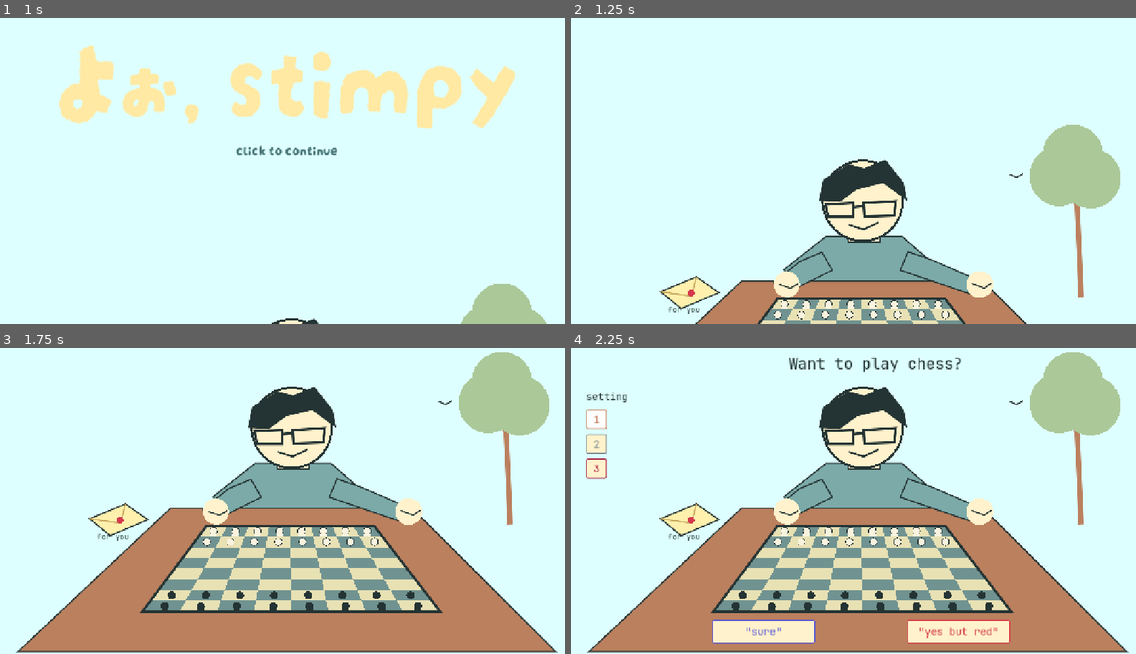
Above: before the commit, frames 1-4 (two rows, left to right).
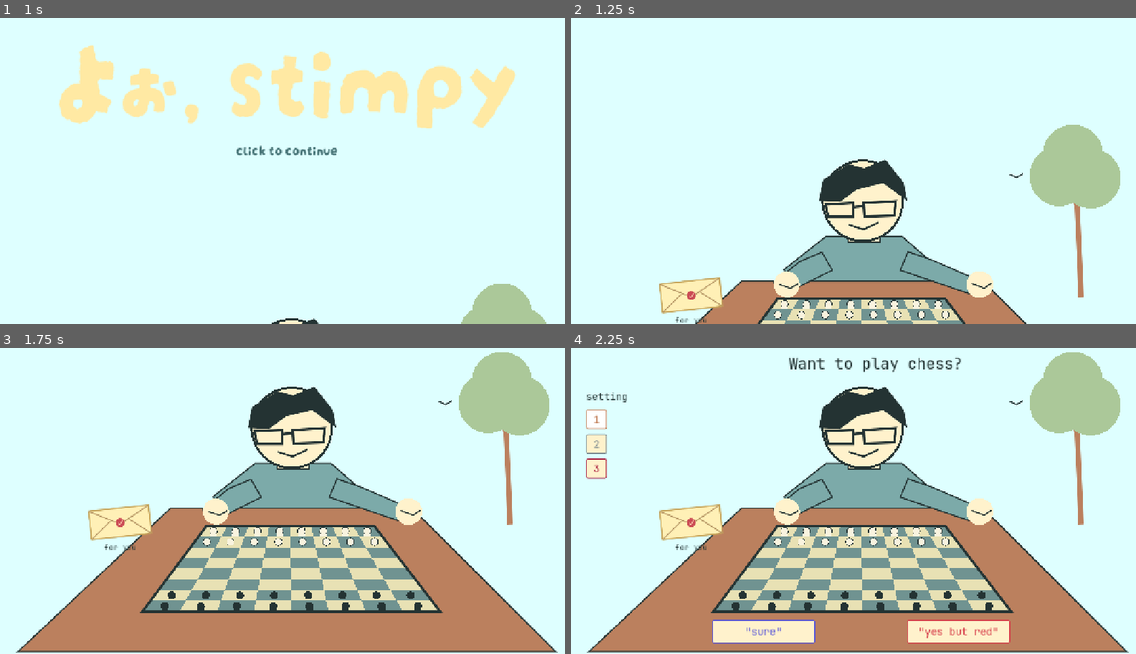
Above: after the commit, the same moments.

Repository: 2yysl/forstimpy
Game: Godot game, scene res://main.tscn
The game is run twice, just before and just after one commit, with the same random seed, the same clock (stepped at 60 frames per second) and the same inputs. This scene is started directly instead of the project's main scene. Sound files missing from this copy of the repository are replaced by a short silence.
Inputs (mouse positions are in pixels of both pictures, inside the frame that each line leads up to):
- Up to frame 1 (1 s): click "click to continue" at 0.5 s
- Up to frame 2 (1.25 s): no input
- Up to frame 3 (1.75 s): tap Enter (ui_accept) at 1.25, 1.52 s; move the mouse to (412, 476) at 1.27 s; click (412, 476) at 1.42 s
- Up to frame 4 (2.25 s): tap Enter (ui_accept) at 1.82 s; click "1" at 2 s

Frame 1 is identical in both runs. In frame 2, 0.8% of the frame differs, in the area x 15-27%, y 84-100%; in frame 3, 0.8%, in the area x 15-27%, y 50-67%; in frame 4, 0.8%.

Commit message:
feat: add table letter hover sound and note reader

Diff:
--- /dev/null
+++ b/yassine-game/default_bus_layout.tres
@@ -0,0 +1,15 @@
+[gd_resource type="AudioBusLayout" format=3]
+
+[resource]
+bus/0/name = &"Master"
+bus/0/solo = false
+bus/0/mute = false
+bus/0/bypass_fx = false
+bus/0/volume_db = 0.0
+bus/0/send = &""
+bus/1/name = &"SFX"
+bus/1/solo = false
+bus/1/mute = false
+bus/1/bypass_fx = false
+bus/1/volume_db = 0.0
+bus/1/send = &"Master"
--- a/yassine-game/features/chess/integration/chess_table_stage.gd
+++ b/yassine-game/features/chess/integration/chess_table_stage.gd
@@ -12,9 +12,10 @@
 	add_child(match_layer)
 
 func _answer(joke: bool) -> void:
-	if changing_view or not invitation_ready or is_instance_valid(activity):
+	if changing_view or not invitation_ready or is_instance_valid(activity) or _letter_is_reading():
 		return
 	changing_view = true
+	letter.set_enabled(false)
 	choices.hide()
 	board_button.disabled = true
 	if joke:
@@ -27,7 +28,7 @@
 	_answer(false)
 
 func _open_match() -> void:
-	if is_instance_valid(activity):
+	if is_instance_valid(activity) or _letter_is_reading():
 		return
 	ui.hide()
 	activity = Activity.instantiate()
--- /dev/null
+++ b/yassine-game/features/letter/LetterInteraction.tscn
@@ -0,0 +1,49 @@
+[gd_scene load_steps=2 format=3]
+
+[ext_resource type="Script" path="res://features/letter/letter_interaction.gd" id="1"]
+
+[node name="LetterInteraction" type="Control"]
+layout_mode = 0
+size = Vector2(152, 156)
+mouse_filter = 2
+script = ExtResource("1")
+
+[node name="Artwork" type="TextureRect" parent="."]
+layout_mode = 0
+offset_right = 152.0
+offset_bottom = 128.0
+mouse_filter = 2
+expand_mode = 1
+stretch_mode = 5
+
+[node name="EnvelopeHover" type="Control" parent="."]
+layout_mode = 0
+offset_left = 8.0
+offset_top = 45.0
+offset_right = 148.0
+offset_bottom = 121.0
+mouse_filter = 2
+
+[node name="Note" type="Button" parent="."]
+visible = false
+layout_mode = 0
+offset_left = 32.0
+offset_top = 8.0
+offset_right = 122.0
+offset_bottom = 61.0
+tooltip_text = "Read the note"
+mouse_default_cursor_shape = 2
+
+[node name="Caption" type="Label" parent="."]
+layout_mode = 0
+offset_top = 128.0
+offset_right = 152.0
+offset_bottom = 156.0
+mouse_filter = 2
+text = "for you"
+horizontal_alignment = 1
+vertical_alignment = 1
+
+[node name="PaperSound" type="AudioStreamPlayer" parent="."]
+max_polyphony = 1
+bus = &"SFX"
--- /dev/null
+++ b/yassine-game/features/letter/NoteReader.tscn
@@ -0,0 +1,48 @@
+[gd_scene load_steps=2 format=3]
+
+[ext_resource type="Script" path="res://features/letter/note_reader.gd" id="1"]
+
+[node name="NoteReader" type="CanvasLayer"]
+layer = 30
+visible = false
+script = ExtResource("1")
+
+[node name="Root" type="Control" parent="."]
+layout_mode = 0
+mouse_filter = 0
+
+[node name="Shade" type="ColorRect" parent="Root"]
+layout_mode = 1
+anchors_preset = 15
+anchor_right = 1.0
+anchor_bottom = 1.0
+color = Color(0.08, 0.12, 0.12, 0.7)
+
+[node name="Paper" type="PanelContainer" parent="Root"]
+layout_mode = 0
+
+[node name="Contents" type="VBoxContainer" parent="Root/Paper"]
+layout_mode = 2
+theme_override_constants/separation = 12
+
+[node name="Title" type="Label" parent="Root/Paper/Contents"]
+layout_mode = 2
+mouse_filter = 2
+text = "for you"
+
+[node name="Scroll" type="ScrollContainer" parent="Root/Paper/Contents"]
+layout_mode = 2
+size_flags_vertical = 3
+horizontal_scroll_mode = 0
+
+[node name="Text" type="Label" parent="Root/Paper/Contents/Scroll"]
+layout_mode = 2
+size_flags_horizontal = 3
+mouse_filter = 2
+autowrap_mode = 3
+
+[node name="Back" type="Button" parent="Root/Paper/Contents"]
+layout_mode = 2
+custom_minimum_size = Vector2(0, 44)
+text = "Back"
+mouse_default_cursor_shape = 2
--- /dev/null
+++ b/yassine-game/features/letter/assets/envelope_closed.svg
@@ -0,0 +1 @@
+<svg xmlns="http://www.w3.org/2000/svg" width="152" height="128" viewBox="0 0 152 128"><g transform="rotate(-6 76 86)" stroke-linejoin="round" stroke-linecap="round"><path d="M9 54H143V118H9Z" fill="#fff0b6" stroke="#c6a55b" stroke-width="3"/><path d="M10 55L76 90L142 55M10 117L54 82M142 117L98 82" fill="none" stroke="#b69766" stroke-width="2.5"/><circle cx="76" cy="87" r="10" fill="#cb4b54"/><path d="M72 88L75 91L82 82" fill="none" stroke="#f8c6ad" stroke-width="2"/></g></svg>
--- /dev/null
+++ b/yassine-game/features/letter/assets/envelope_open.svg
@@ -0,0 +1 @@
+<svg xmlns="http://www.w3.org/2000/svg" width="152" height="128" viewBox="0 0 152 128"><g stroke-linejoin="round" stroke-linecap="round"><path d="M8 63L76 19L144 63V120H8Z" fill="#ead69c" stroke="#c6a55b" stroke-width="3"/><path d="M32 8H122V100H32Z" fill="#fffaf0" stroke="#243333" stroke-width="2"/><path d="M44 23H109M44 34H104M44 45H109M44 56H96" fill="none" stroke="#709391" stroke-width="2"/><path d="M8 63L76 91L144 63V120H8Z" fill="#fff0b6" stroke="#c6a55b" stroke-width="3"/><path d="M9 119L55 82M143 119L97 82" fill="none" stroke="#b69766" stroke-width="2.5"/></g></svg>
--- /dev/null
+++ b/yassine-game/features/letter/letter_interaction.gd
@@ -0,0 +1,97 @@
+extends Control
+signal reading_changed(reading: bool)
+signal hover_sound_started
+const ReaderScene = preload("res://features/letter/NoteReader.tscn")
+@export var closed_texture: Texture2D = preload("res://features/letter/assets/envelope_closed.svg")
+@export var open_texture: Texture2D = preload("res://features/letter/assets/envelope_open.svg")
+@export var paper_sound: AudioStream = preload("res://assets/sfx/paper crumple.wav")
+@export_range(-40, 6, 0.5) var paper_volume_db := -6.0
+@export_file("*.txt") var note_path := "res://features/letter/content/birthday_note.txt"
+var enabled := false
+var opened := false
+var reading := false
+var suppress_hover_audio := false
+var reader
+
+func _ready() -> void:
+	reader = ReaderScene.instantiate()
+	add_child(reader)
+	reader.note_closed.connect(_reader_closed)
+	$EnvelopeHover.mouse_entered.connect(_hover_entered)
+	$EnvelopeHover.mouse_exited.connect(_reconcile_hover.call_deferred)
+	$Note.mouse_entered.connect(_hover_entered)
+	$Note.mouse_exited.connect(_reconcile_hover.call_deferred)
+	$Note.pressed.connect(read_note)
+	$Note.add_theme_stylebox_override("normal", StyleBoxEmpty.new())
+	$Note.add_theme_stylebox_override("hover", StyleBoxEmpty.new())
+	$Note.add_theme_stylebox_override("pressed", StyleBoxEmpty.new())
+	var focus := StyleBoxFlat.new()
+	focus.bg_color = Color.TRANSPARENT
+	focus.border_color = Color("#709391")
+	focus.set_border_width_all(2)
+	$Note.add_theme_stylebox_override("focus", focus)
+	$Caption.add_theme_font_override("font", preload("res://ttf/JetBrainsMono-Regular.ttf"))
+	$Caption.add_theme_font_size_override("font_size", 17)
+	$Caption.add_theme_color_override("font_color", Color("#243333"))
+	$Artwork.texture = closed_texture
+	visibility_changed.connect(_visibility_changed)
+	set_enabled(false)
+
+func set_enabled(value: bool) -> void:
+	enabled = value
+	$EnvelopeHover.mouse_filter = Control.MOUSE_FILTER_STOP if value else Control.MOUSE_FILTER_IGNORE
+	$Note.disabled = not value
+	if not value:
+		reader.close_note()
+		_set_open(false, false)
+	else:
+		_reconcile_hover.call_deferred()
+
+func _hover_entered() -> void:
+	if enabled and is_visible_in_tree() and not reading:
+		_set_open(true)
+
+func _pointer_over_letter() -> bool:
+	if not enabled or not is_visible_in_tree():
+		return false
+	var pointer := get_global_mouse_position()
+	return $EnvelopeHover.get_global_rect().has_point(pointer) or ($Note.visible and $Note.get_global_rect().has_point(pointer))
+
+func _reconcile_hover() -> void:
+	if not reading:
+		_set_open(_pointer_over_letter(), not suppress_hover_audio)
+
+func _set_open(value: bool, with_sound := true) -> void:
+	if value == opened:
+		return
+	opened = value
+	$Artwork.texture = open_texture if value else closed_texture
+	$Note.visible = value
+	if value and with_sound and not suppress_hover_audio and paper_sound != null:
+		$PaperSound.stream = paper_sound
+		$PaperSound.volume_db = paper_volume_db
+		$PaperSound.play(0.0)
+		hover_sound_started.emit()
+
+func read_note() -> void:
+	if not enabled or not opened or reading or not is_visible_in_tree():
+		return
+	if reader.open_note(note_path):
+		reading = true
+		reading_changed.emit(true)
+
+func _reader_closed() -> void:
+	reading = false
+	suppress_hover_audio = true
+	_set_open(_pointer_over_letter(), false)
+	reading_changed.emit(false)
+	_finish_return.call_deferred()
+
+func _finish_return() -> void:
+	_set_open(_pointer_over_letter(), false)
+	suppress_hover_audio = false
+
+func _visibility_changed() -> void:
+	if not is_visible_in_tree():
+		reader.close_note()
+		_set_open(false, false)
--- /dev/null
+++ b/yassine-game/features/letter/note_reader.gd
@@ -0,0 +1,66 @@
+extends CanvasLayer
+signal note_closed
+const FONT = preload("res://ttf/JetBrainsMono-Regular.ttf")
+
+func _ready() -> void:
+	var local_font: Font = FONT.duplicate()
+	local_font.oversampling = 1.0
+	$Root.theme = Theme.new()
+	$Root.theme.default_font = local_font
+	$Root.theme.default_font_size = 20
+	var paper := StyleBoxFlat.new()
+	paper.bg_color = Color("#fffaf0")
+	paper.border_color = Color("#243333")
+	paper.set_border_width_all(2)
+	paper.set_corner_radius_all(6)
+	paper.content_margin_left = 20
+	paper.content_margin_right = 20
+	paper.content_margin_top = 16
+	paper.content_margin_bottom = 16
+	$Root/Paper.add_theme_stylebox_override("panel", paper)
+	for label in [$Root/Paper/Contents/Title, $Root/Paper/Contents/Scroll/Text]:
+		label.add_theme_color_override("font_color", Color("#243333"))
+	$Root/Paper/Contents/Title.add_theme_font_size_override("font_size", 24)
+	var back: Button = $Root/Paper/Contents/Back
+	for state in ["normal", "hover", "pressed", "focus"]:
+		var style := paper.duplicate()
+		style.bg_color = Color("#e8e1b4") if state in ["hover", "pressed", "focus"] else Color("#fffaf0")
+		style.set_border_width_all(1)
+		back.add_theme_stylebox_override(state, style)
+	for state in ["font_color", "font_hover_color", "font_pressed_color", "font_focus_color"]:
+		back.add_theme_color_override(state, Color("#243333"))
+	back.pressed.connect(close_note)
+	get_viewport().size_changed.connect(_fit_window)
+	_fit_window()
+
+func open_note(path: String) -> bool:
+	if not FileAccess.file_exists(path):
+		push_error("Letter text is missing: " + path)
+		return false
+	$Root/Paper/Contents/Scroll/Text.text = FileAccess.get_file_as_string(path)
+	$Root/Paper/Contents/Scroll.scroll_vertical = 0
+	_fit_window()
+	show()
+	$Root/Paper/Contents/Back.grab_focus.call_deferred()
+	return true
+
+func close_note() -> void:
+	if not visible:
+		return
+	hide()
+	note_closed.emit()
+
+func _fit_window() -> void:
+	var stretch := get_viewport().get_stretch_transform().get_scale()
+	var extent := get_viewport().get_visible_rect().size * stretch
+	$Root.scale = Vector2.ONE / stretch
+	$Root.size = extent
+	var paper_size := Vector2(maxf(180, minf(820, extent.x - 32)), maxf(160, minf(700, extent.y - 48)))
+	$Root/Paper.position = (extent - paper_size) * 0.5
+	$Root/Paper.size = paper_size
+	$Root/Paper/Contents/Scroll/Text.add_theme_font_size_override("font_size", 18 if extent.x < 600 else 20)
+
+func _unhandled_key_input(event: InputEvent) -> void:
+	if visible and event.is_action_pressed("ui_cancel"):
+		get_viewport().set_input_as_handled()
+		close_note()
--- /dev/null
+++ b/yassine-game/features/letter/tests/test_letter.gd
@@ -0,0 +1,119 @@
+extends SceneTree
+const NOTE_SHA := "3639dc4c6bb6de754e79bc130505312675d564a2f1b0c05fe0f6cf4fbd837e82"
+var checks := 0
+var failures := 0
+var sound_count := 0
+
+func _initialize() -> void:
+	run.call_deferred()
+
+func check(condition: bool, message: String) -> void:
+	checks += 1
+	print("PASS: " if condition else "FAIL: ", message)
+	if not condition:
+		failures += 1
+		push_error(message)
+
+func pause(seconds: float) -> void:
+	await create_timer(seconds).timeout
+
+func run() -> void:
+	var main = load(ProjectSettings.get_setting("application/run/main_scene")).instantiate()
+	root.add_child(main)
+	main.title_screen.get_node("Continue").pressed.emit()
+	await pause(2.0)
+	var stage = main._stage
+	var letter = stage.letter
+	var player: AudioStreamPlayer = letter.get_node("PaperSound")
+	letter.hover_sound_started.connect(func(): sound_count += 1)
+	check(letter.enabled and not letter.opened and not letter.reading, "Table starts with an enabled, closed letter")
+	check(letter.get_node("Artwork").texture == letter.closed_texture and not letter.get_node("Note").visible, "Closed artwork hides the protruding note")
+	check(letter.paper_sound.resource_path == "res://assets/sfx/paper crumple.wav", "Letter uses the existing paper crumple WAV")
+	check(player.max_polyphony == 1 and player.bus == &"SFX", "One reusable SFX player prevents stacking hover clips")
+	var bus := AudioServer.get_bus_index("SFX")
+	check(bus >= 0, "Shared SFX bus is available")
+	stage._change_location(2)
+	stage.dap_button.pressed.emit()
+	await pause(2.1)
+	var saved := [stage.location_index, stage.dap_count, stage.invitation_ready, stage.entrance_done]
+	var capture := AudioEffectCapture.new()
+	capture.buffer_length = 1.0
+	AudioServer.add_bus_effect(bus, capture, 0)
+	letter.get_node("EnvelopeHover").mouse_entered.emit()
+	check(letter.opened and letter.get_node("Note").visible and letter.get_node("Artwork").texture == letter.open_texture, "Hover opens the envelope and exposes the note")
+	check(sound_count == 1 and player.playing and player.stream == letter.paper_sound, "Hover starts the assigned WAV exactly once")
+	await pause(0.25)
+	var samples := capture.get_buffer(capture.get_frames_available())
+	var peak := 0.0
+	for sample in samples:
+		peak = maxf(peak, maxf(absf(sample.x), absf(sample.y)))
+	print("AUDIO_CAPTURE driver=", AudioServer.get_driver_name(), " frames=", samples.size(), " peak=", peak)
+	check(peak > 0.0001, "Paper playback produces nonzero audio on the SFX bus")
+	AudioServer.remove_bus_effect(bus, 0)
+	letter.get_node("Note").mouse_entered.emit()
+	letter.get_node("EnvelopeHover").mouse_entered.emit()
+	check(sound_count == 1 and letter.opened, "Moving within the open letter does not replay sound")
+	letter._set_open(false, false)
+	check(not letter.get_node("Note").visible and player.playing, "Leaving closes the letter without cutting the paper sound")
+	letter.get_node("EnvelopeHover").mouse_entered.emit()
+	check(sound_count == 2 and player.get_playback_position() < 0.1, "Fresh hover restarts the same player from the beginning")
+	letter.get_node("Note").pressed.emit()
+	await process_frame
+	await process_frame
+	check(letter.reading and letter.reader.visible, "Selecting the exposed note opens the full reader")
+	var text: Label = letter.reader.get_node("Root/Paper/Contents/Scroll/Text")
+	check(text.text.sha256_text() == NOTE_SHA, "Full note is byte-equivalent to the original birthday note")
+	check(text.text == FileAccess.get_file_as_string(letter.note_path), "Reader displays the canonical text asset without rewriting it")
+	check(sound_count == 2, "Opening the reader adds no extra hover sound")
+	stage._change_location(0)
+	stage._dap()
+	stage.choices.get_node("Sure").pressed.emit()
+	stage.board_button.pressed.emit()
+	check(saved == [stage.location_index, stage.dap_count, stage.invitation_ready, stage.entrance_done] and not is_instance_valid(stage.activity), "Reader blocks dap, location and chess actions underneath")
+	var reader_root: Control = letter.reader.get_node("Root")
+	var paper: Control = letter.reader.get_node("Root/Paper")
+	check(Rect2(Vector2.ZERO, reader_root.size).encloses(paper.get_rect()), "Full reader fits the rendered viewport")
+	var scroll: ScrollContainer = letter.reader.get_node("Root/Paper/Contents/Scroll")
+	check(scroll.get_v_scroll_bar().max_value > scroll.get_v_scroll_bar().page, "Long note is scrollable")
+	scroll.scroll_vertical = 10000
+	await process_frame
+	check(scroll.scroll_vertical > 0 and text.text.sha256_text() == NOTE_SHA, "Scrolling preserves the complete text")
+	letter.reader.get_node("Root/Paper/Contents/Back").pressed.emit()
+	await process_frame
+	check(not letter.reading and not letter.reader.visible and stage.ui.visible, "Back returns to the same table scene")
+	check(sound_count == 2 and saved == [stage.location_index, stage.dap_count, stage.invitation_ready, stage.entrance_done], "Back preserves table state without replaying hover audio")
+	letter.get_node("EnvelopeHover").mouse_entered.emit()
+	letter.read_note()
+	check(letter.reading and scroll.scroll_vertical == 0, "Reopening starts the reader at the beginning")
+	var cancel := InputEventKey.new()
+	cancel.keycode = KEY_ESCAPE
+	cancel.pressed = true
+	letter.reader._unhandled_key_input(cancel)
+	check(not letter.reading and stage.ui.visible, "Escape closes the note and keeps the table")
+	letter.get_node("EnvelopeHover").mouse_entered.emit()
+	letter.read_note()
+	stage.ui.hide()
+	await process_frame
+	check(not letter.reading and not letter.reader.visible and not letter.opened, "Hiding the table cannot leave an orphan reader overlay")
+	stage.ui.show()
+	letter.set_enabled(false)
+	var count_before: int = sound_count
+	letter.get_node("EnvelopeHover").mouse_entered.emit()
+	letter.read_note()
+	check(not letter.opened and not letter.reading and sound_count == count_before, "Disabled letter ignores hover and note selection")
+	letter.set_enabled(true)
+	stage._change_location(0)
+	check(stage.location_index == 0, "Table controls work again after closing the reader")
+	stage.board_button.pressed.emit()
+	await process_frame
+	check(is_instance_valid(stage.activity) and stage.activity.choosing_colour and not letter.enabled, "Chess still enters its fist choice after letter interaction")
+	stage.activity.leave_match()
+	await process_frame
+	check(stage.letter == letter and letter.enabled and not letter.reader.visible, "Leaving chess restores the same letter without duplicate nodes")
+	main.queue_free()
+	await process_frame
+	Input.set_custom_mouse_cursor(null, Input.CURSOR_ARROW)
+	Input.set_custom_mouse_cursor(null, Input.CURSOR_POINTING_HAND)
+	await process_frame
+	print("LETTER: ", checks - failures, "/", checks, " checks passed")
+	quit(1 if failures else 0)
--- a/yassine-game/scripts/ui/table_scene.gd
+++ b/yassine-game/scripts/ui/table_scene.gd
@@ -4,6 +4,7 @@
 const CREAM := Color("#fff2cc")
 const WOOD := Color("#bb805e")
 const BASE := Vector2(1280, 720)
+const LetterScene = preload("res://features/letter/LetterInteraction.tscn")
 var overhead := false
 var started := false
 var entrance_done := false
@@ -26,6 +27,7 @@
 var board_button: Button
 var back_button: Button
 var view_label: Label
+var letter
 
 func _ready() -> void:
 	mouse_filter = Control.MOUSE_FILTER_IGNORE
@@ -86,7 +88,10 @@
 	view_label = _label(ui, "chess board placeholder", Vector2(470, 668), Vector2(370, 30), 18)
 	view_label.horizontal_alignment = HORIZONTAL_ALIGNMENT_CENTER
 	view_label.hide()
-	_label(ui, "for you", Vector2(216, 446), Vector2(100, 30), 17)
+	letter = LetterScene.instantiate()
+	letter.name = "Letter"
+	letter.position = Vector2(192, 340)
+	ui.add_child(letter)
 	resized.connect(_layout)
 	_layout()
 
@@ -154,13 +159,19 @@
 	dialogue.show()
 	choices.show()
 	board_button.disabled = false
+	letter.set_enabled(true)
+
+func _letter_is_reading() -> bool:
+	return is_instance_valid(letter) and letter.reading
 
 func _change_location(index: int) -> void:
+	if _letter_is_reading():
+		return
 	location_index = index
 	queue_redraw()
 
 func _dap() -> void:
-	if dap_busy or not entrance_done or changing_view:
+	if dap_busy or not entrance_done or changing_view or _letter_is_reading():
 		return
 	dap_busy = true
 	dap_count += 1
@@ -174,9 +185,10 @@
 	queue_redraw()
 
 func _answer(joke: bool) -> void:
-	if changing_view or not invitation_ready:
+	if changing_view or not invitation_ready or _letter_is_reading():
 		return
 	changing_view = true
+	letter.set_enabled(false)
 	choices.hide()
 	board_button.disabled = true
 	if joke:
@@ -227,6 +239,7 @@
 	wipe_material.shader = wipe_shader
 	cover.material = wipe_material
 	overhead = to_overhead
+	letter.visible = not overhead
 	dialogue.hide()
 	choices.hide()
 	dap_line.hide()
@@ -241,6 +254,7 @@
 	wipe.tween_method(func(value: float): wipe_material.set_shader_parameter("progress", value), 0.0, 1.0, 0.55)
 	await wipe.finished
 	wipe_layer.queue_free()
+	letter.set_enabled(not overhead)
 
 func _unhandled_key_input(event: InputEvent) -> void:
 	if overhead and event.is_action_pressed("ui_cancel"):
@@ -319,7 +333,3 @@
 			draw_arc(Vector2(912, 402), 40, 0.0, TAU, 40, Color("#fff1a1"), 4, true)
 		_line([Vector2(465, 402), Vector2(490, 410), Vector2(507, 400)], INK, 3)
 		_line([Vector2(895, 400), Vector2(922, 410), Vector2(938, 399)], INK, 3)
-	# The letter is intentionally decorative in the main view.
-	_shape([Vector2(200, 418), Vector2(280, 385), Vector2(330, 420), Vector2(246, 456)], Color("#fff0ad"))
-	_line([Vector2(200, 418), Vector2(269, 428), Vector2(280, 385)], Color("#c6a55b"), 3)
-	draw_circle(Vector2(268, 421), 8, Color("#d5384d"))
Not shown, changed: yassine-game/export_presets.cfg
Not shown, added: yassine-game/features/letter/assets/envelope_closed.svg.import
Not shown, added: yassine-game/features/letter/assets/envelope_open.svg.import
Not shown, added: yassine-game/features/letter/content/birthday_note.txt
Not shown, added: yassine-game/features/letter/letter_interaction.gd.uid
Not shown, added: yassine-game/features/letter/note_reader.gd.uid
Not shown, added: yassine-game/features/letter/tests/test_letter.gd.uid
Not shown, changed: yassine-game/docs/TABLE_PROTOTYPE.md
